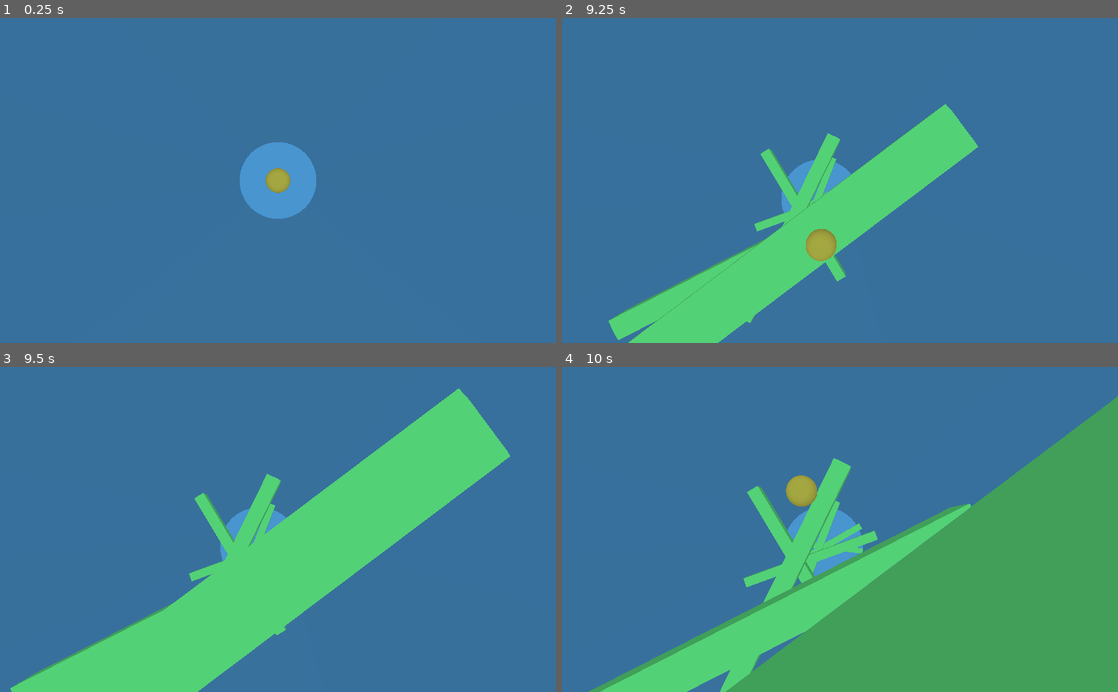
Above: before the commit, frames 1-4 (two rows, left to right).
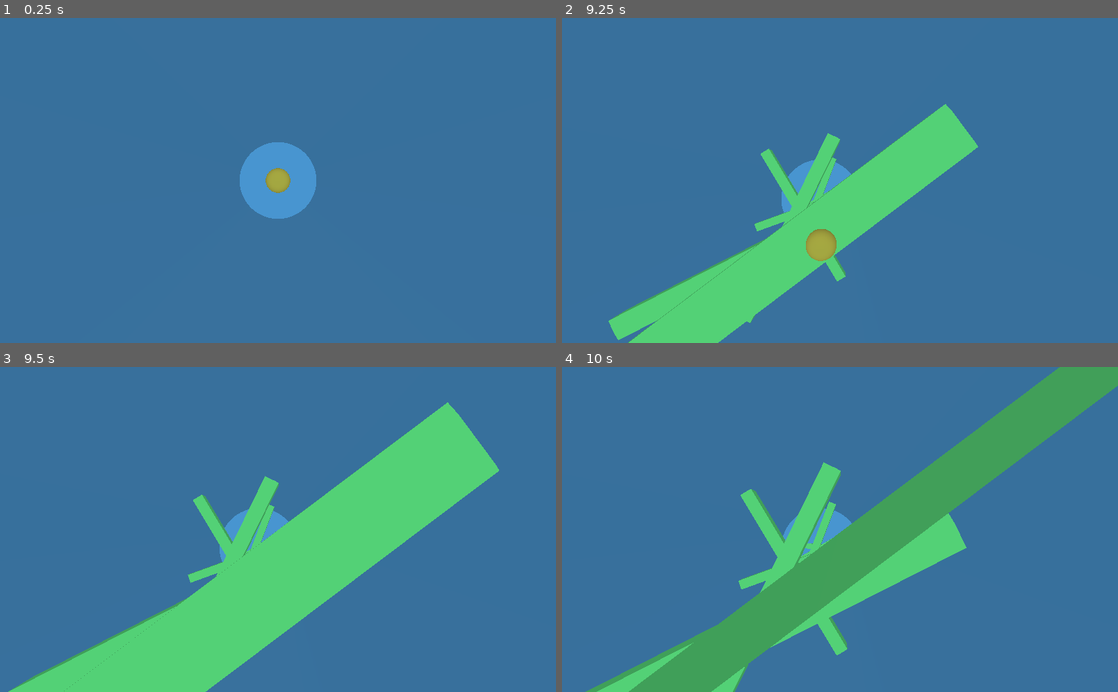
Above: after the commit, the same moments.

Repository: KajuKaVyapari/jaw__dropper
Game: Godot game, scene res://scenes/world.tscn
Two runs of this game, one before a commit and one after it. Both use one fixed random seed, a clock stepped at 60 frames per second and the inputs below.
Inputs:
- Up to frame 1 (0.25 s): no input
- Up to frame 2 (9.25 s): tap Enter at 0.5 s; hold Up (ui_up) 0.53-2.03 s; hold Left (ui_left) 2.03-3.53 s; hold Down (ui_down) 3.53-4.28 s; hold Right (ui_right) 4.28-5.03 s; hold Up (ui_up) 5.03-5.78 s; hold Right (ui_right) 5.78-8.03 s; hold Down (ui_down) 8.03-8.78 s; hold Left (ui_left) from 8.78 s (still down)
- Up to frame 3 (9.5 s): keep holding Left (ui_left)
- Up to frame 4 (10 s): release Left (ui_left) at 9.53 s; hold Up (ui_up) from 9.53 s (still down)

Frames 1-2 are identical in both runs. In frame 3, 3.4% of the frame differs, in the area x 1-92%, y 6-100%; in frame 4, 48%, in the area x 4-100%, y 0-100%.

Commit message:
some bug fixes
+ fixed warnings
+ fixed player not destroyed bug

Diff:
--- a/scenes/obstacle.tscn
+++ b/scenes/obstacle.tscn
@@ -5,11 +5,11 @@
 [sub_resource type="CubeMesh" id=1]
 size = Vector3( 30, 2, 2 )
 
-[sub_resource type="SpatialMaterial" id=3]
+[sub_resource type="SpatialMaterial" id=2]
 albedo_color = Color( 0.513726, 0.996078, 0.498039, 1 )
 
-[sub_resource type="ConcavePolygonShape" id=2]
-data = PoolVector3Array( -15, 1, 1, 15, 1, 1, -15, -1, 1, 15, 1, 1, 15, -1, 1, -15, -1, 1, 15, 1, -1, -15, 1, -1, 15, -1, -1, -15, 1, -1, -15, -1, -1, 15, -1, -1, 15, 1, 1, 15, 1, -1, 15, -1, 1, 15, 1, -1, 15, -1, -1, 15, -1, 1, -15, 1, -1, -15, 1, 1, -15, -1, -1, -15, 1, 1, -15, -1, 1, -15, -1, -1, 15, 1, 1, -15, 1, 1, 15, 1, -1, -15, 1, 1, -15, 1, -1, 15, 1, -1, -15, -1, 1, 15, -1, 1, -15, -1, -1, 15, -1, 1, 15, -1, -1, -15, -1, -1 )
+[sub_resource type="ConvexPolygonShape" id=3]
+points = PoolVector3Array( -15, 1, 1, 15, 1, -1, 15, 1, 1, -15, 1, -1, -15, -1, 1, 15, -1, -1, 15, -1, 1, -15, -1, -1, 15, 1, 1, -15, 1, -1, 15, 1, -1, -15, 1, 1, 15, -1, 1, -15, -1, -1, 15, -1, -1, -15, -1, 1, 15, 1, 1, -15, -1, 1, -15, 1, 1, 15, -1, 1, 15, 1, -1, -15, -1, -1, -15, 1, -1, 15, -1, -1 )
 
 [node name="obstacle" type="KinematicBody" groups=[
 "obstacle",
@@ -18,14 +18,10 @@
 
 [node name="obstacle_mesh" type="MeshInstance" parent="."]
 mesh = SubResource( 1 )
-material/0 = SubResource( 3 )
-
-[node name="obstacle_collider" type="CollisionShape" parent="."]
-shape = SubResource( 2 )
+material/0 = SubResource( 2 )
 
 [node name="obstacle_area" type="Area" parent="."]
 
 [node name="obstacle_hitbox" type="CollisionShape" parent="obstacle_area"]
-transform = Transform( 1.1, 0, 0, 0, 1.1, 0, 0, 0, 1.1, 0, 0, 0 )
-shape = SubResource( 2 )
+shape = SubResource( 3 )
 [connection signal="body_entered" from="obstacle_area" to="." method="_on_obstacle_area_body_entered"]
--- a/scripts/obstacle.gd
+++ b/scripts/obstacle.gd
@@ -15,4 +15,3 @@
 func _on_obstacle_area_body_entered(body: Node) -> void:
 	if body.name == "player":
 		body.queue_free() # Replace with lose_game()
-		print("FUIGIFFI")
--- a/scripts/obstacle_spawner.gd
+++ b/scripts/obstacle_spawner.gd
@@ -1,7 +1,7 @@
 extends Spatial
 
 
-onready var obstacle = load("res://scenes/obstacle.tscn")
+onready var obstacle = preload("res://scenes/obstacle.tscn")
 var obstacles = []
 var i = 0
 
Not shown: 2 places in scenes/world.tscn that only renumber resources
